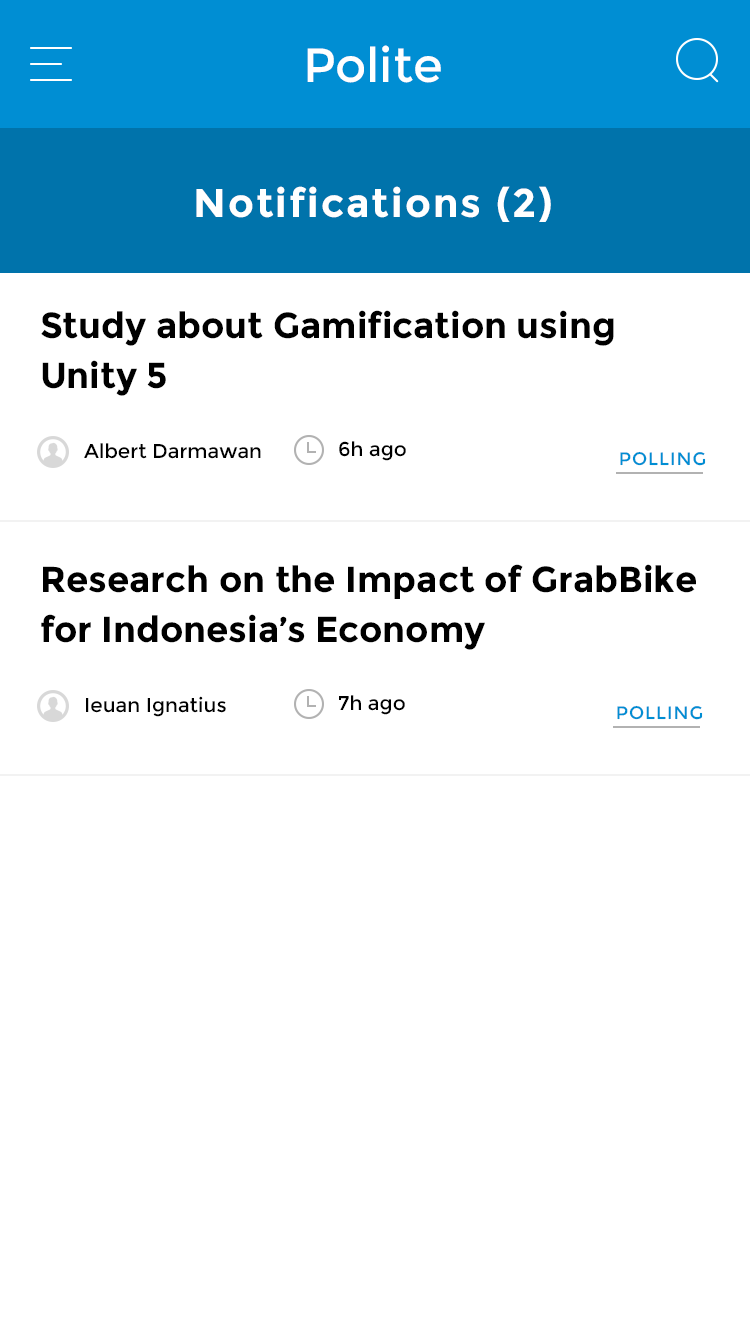
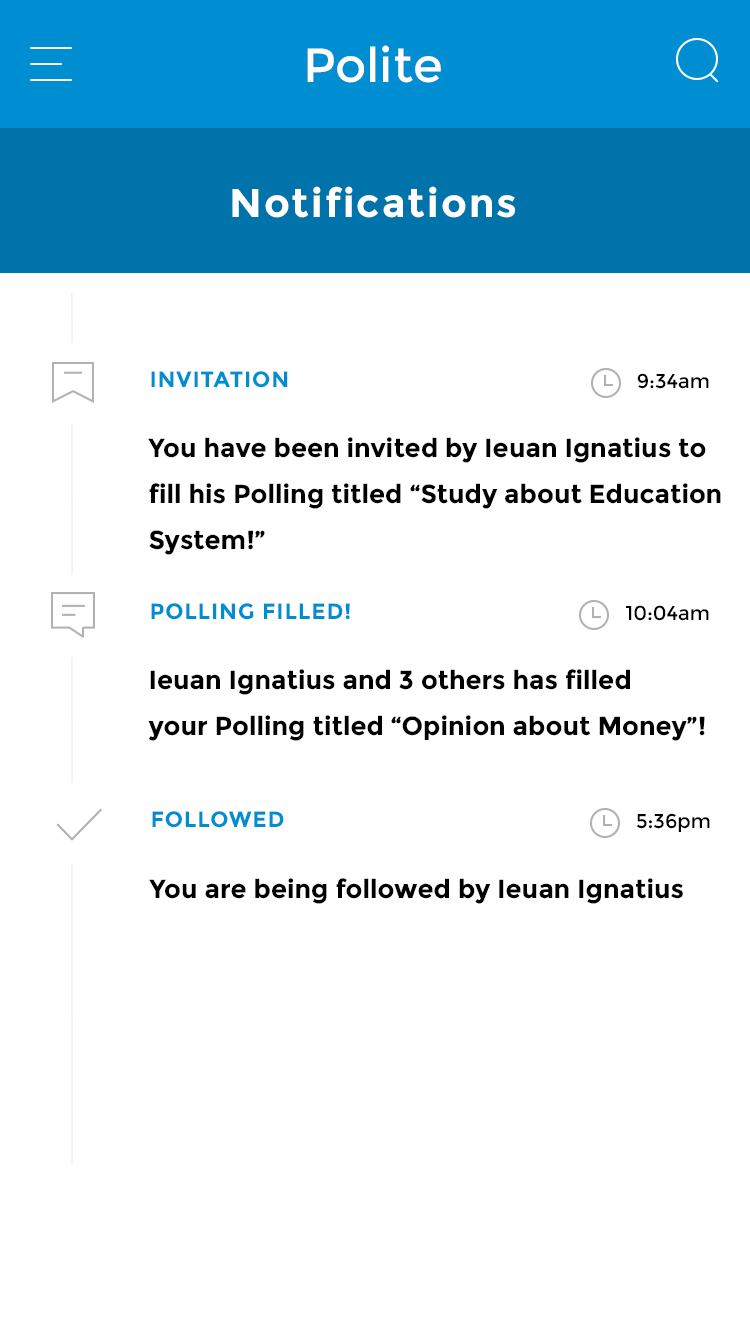
Before/after of a 750 × 1334 layered artwork. What changed in the layer stack:
removed group "Article copy" (14 layers) from group "Header" over [37, 451, 706, 728]
removed layer "Research on the Impact of GrabBike for Indonesia’s Economy" from group "Article copy" over [41, 564, 696, 650]
removed group "Source" (1st of 2, in "14 - Settings" › "Header" › "Article copy") (2 layers) from group "Article copy" over [37, 690, 226, 722]
removed group "Time" (1st of 2, in "14 - Settings" › "Header" › "Article copy") (8 layers) from group "Article copy" over [294, 451, 706, 728]
renamed "Notifications (2)" to "Notifications", painted on it over [196, 186, 551, 222]
added group "Bookmarked" with 5 layers in group "14 - Settings" over [52, 362, 721, 555]
added layer "You have been invited by Ieuan Ignatius to fill his Polling ti" in group "Bookmarked" over [148, 437, 721, 555]
moved "Icon - Time" (1st of 3, in "14 - Settings" › "Bookmarked") into group "Bookmarked", painted on it over [294, 368, 621, 719]
removed group "Article" (8 layers) from group "Header" over [37, 310, 614, 468]
removed layer "Study about Gamification using Unity 5" from group "Article" over [41, 310, 614, 396]
removed group "Source" (2nd of 2, in "14 - Settings" › "Header" › "Article") (2 layers) from group "Article" over [37, 436, 261, 468]
added group "Commented" with 5 layers in group "14 - Settings" over [51, 592, 709, 741]
added layer "POLLING FILLED!" in group "Commented" over [151, 603, 350, 620]
added layer "Ieuan Ignatius and 3 others has filled your Polling titled “Op" in group "Commented" over [148, 669, 705, 741]
moved "Icon - Time" (2nd of 3, in "14 - Settings" › "Commented") into group "Commented", painted on it over [294, 435, 609, 630]
added group "Followed" with 5 layers in group "14 - Settings" over [56, 808, 710, 904]
added layer "You are being followed by Ieuan Ignatius" in group "Followed" over [149, 878, 683, 904]
…and 28 more changes (13 added, 15 removed)
